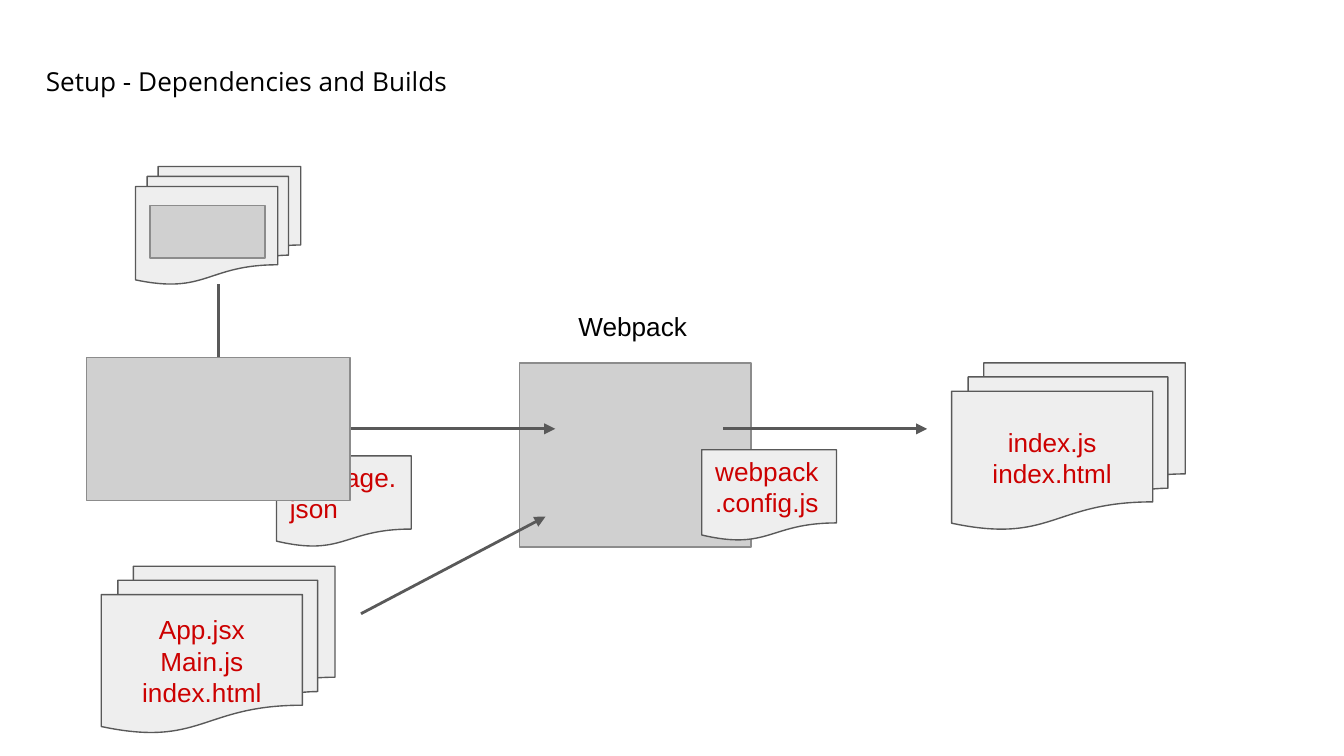
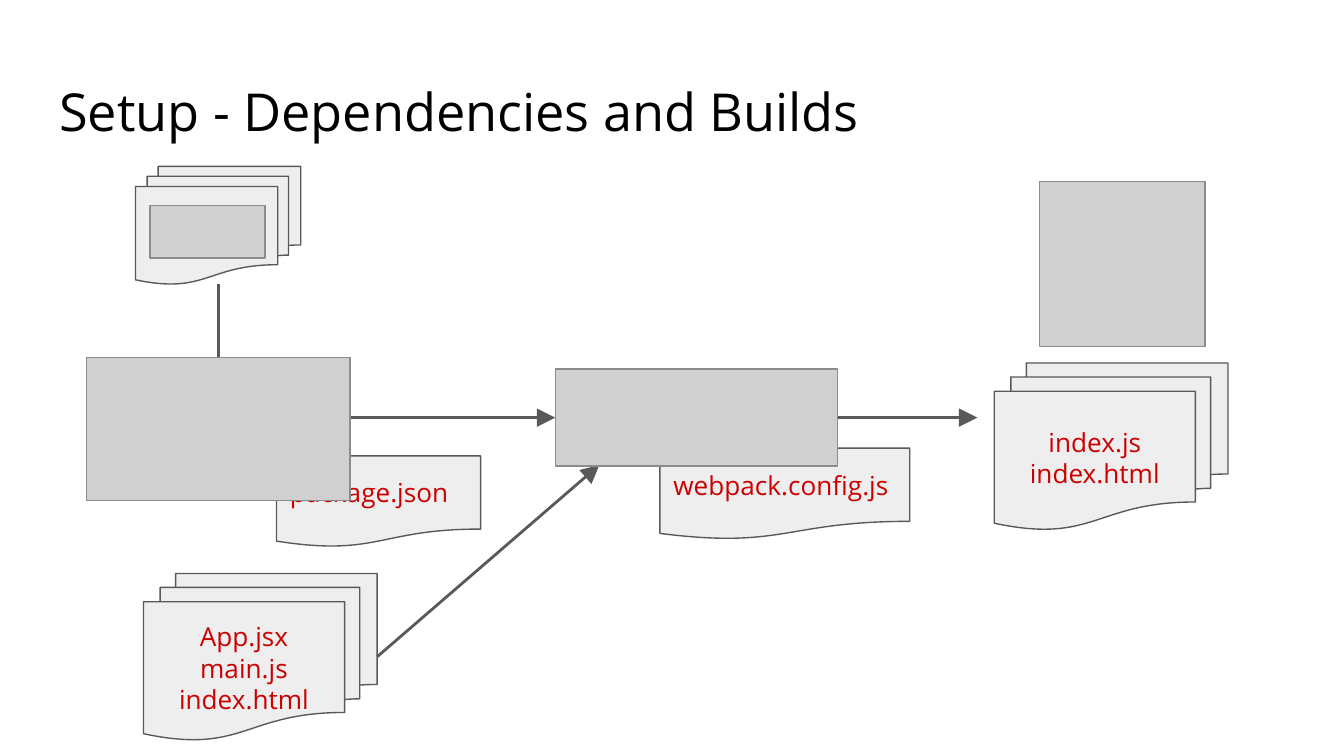
Before and after one commit to appian/hackathons, a slide deck: slide 13 of workshops/react/Intro to React.pptx. Drawn at 1344x756 pixels with LibreOffice and Linux fonts; fonts in the diff are those of the drawing; grey boxes stand for pictures. Boxes give left, top, right and bottom in pixels: in the first picture for what was removed or moved away, otherwise in the second. Text is boxed around its words. In the diff, an @@ line names an element or a change of style, - is before the commit and + after.

```diff
--- a/workshops/react/Intro to React.pptx
+++ b/workshops/react/Intro to React.pptx
@@ title "Setup - Dependencies and Builds" at (59, 91, 859, 144): size 14 to 28 pt @@
@@ picture added at (1040, 181, 1206, 347) @@
@@ text removed at (578, 317, 687, 342) @@
-Webpack
@@ picture removed at (520, 363, 751, 547) @@
@@ picture added at (555, 370, 837, 466) @@
@@ freeform shape removed at (952, 363, 1185, 530) @@
@@ freeform shape removed at (952, 363, 1185, 530) @@
@@ font Arial to Open Sans; fill none to #EEEEEE; outline none to #595959 0.75 pt in 3 elements at (277, 456, 481, 547), (660, 448, 910, 539), (995, 363, 1228, 530) @@
@@ flow chart multidocument "index.js": place and size @@
-flow chart multidocument "index.js" at (992, 433, 1111, 484)
+flow chart multidocument "index.js" at (995, 363, 1228, 530)
@@ arrow moved from (351, 429) - (555, 429) to (351, 418) - (555, 418) @@
@@ arrow moved from (723, 429) - (927, 429) to (837, 418) - (977, 418) @@
@@ flow chart document "webpack.config.js": place and size @@
-flow chart document "webpack.config.js" at (715, 462, 818, 518)
+flow chart document "webpack.config.js" at (660, 448, 910, 539)
@@ flow chart document "package.json": place and size @@
-flow chart document "package.json" at (290, 466, 396, 524)
+flow chart document "package.json" at (277, 456, 481, 547)
@@ freeform shape removed at (277, 456, 411, 546) @@
@@ arrow moved from (362, 614) - (546, 516) to (378, 657) - (599, 465) @@
@@ freeform shape removed at (702, 450, 836, 540) @@
@@ freeform shape removed at (101, 566, 335, 732) @@
@@ freeform shape removed at (101, 566, 335, 732) @@
@@ flow chart multidocument "App.jsx": place and size @@
-flow chart multidocument "App.jsx" at (142, 620, 261, 708)
+flow chart multidocument "App.jsx" at (144, 574, 378, 741)
@@ flow chart multidocument "App.jsx" at (144, 574, 378, 741): fill none to #EEEEEE; outline none to #595959 0.75 pt @@
@@ text in flow chart multidocument at (179, 627, 309, 717): font Arial to Open Sans in "App.jsx", "index.html" @@
@@ text in flow chart multidocument at (200, 659, 288, 685): text changed; font Arial to Open Sans @@
-Main.js
+main.js
```
Also in this commit, not shown: 53 other slides changed, 11 slides added, 25 slides removed.
